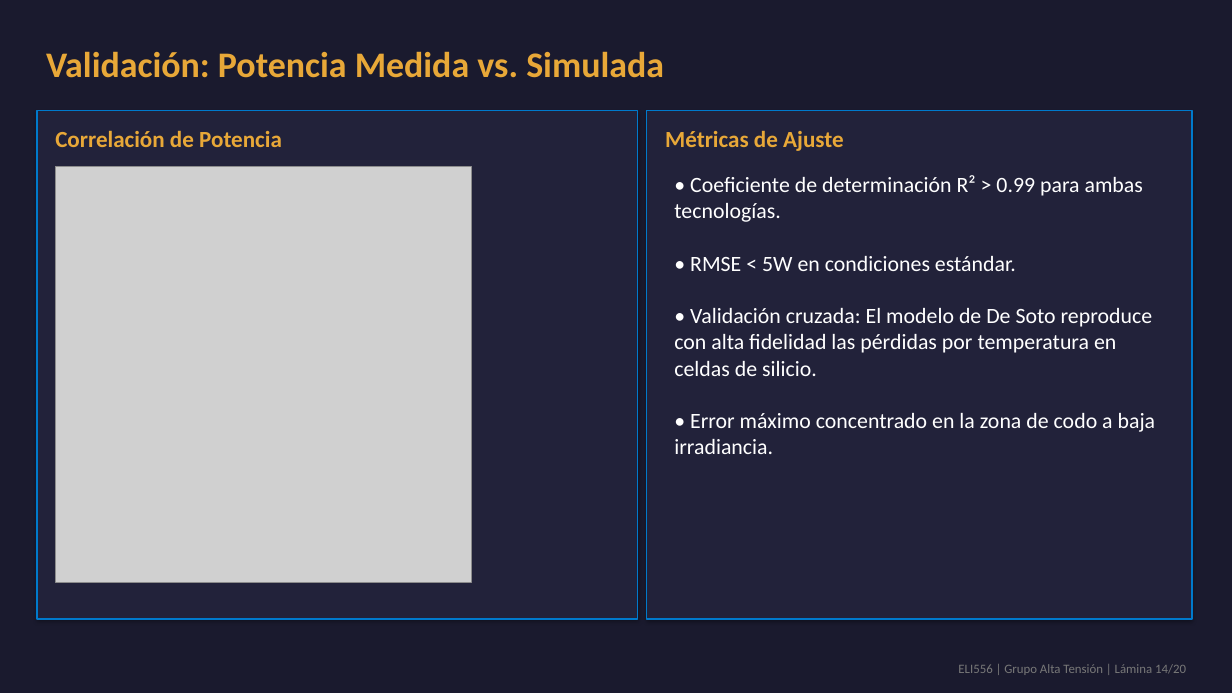
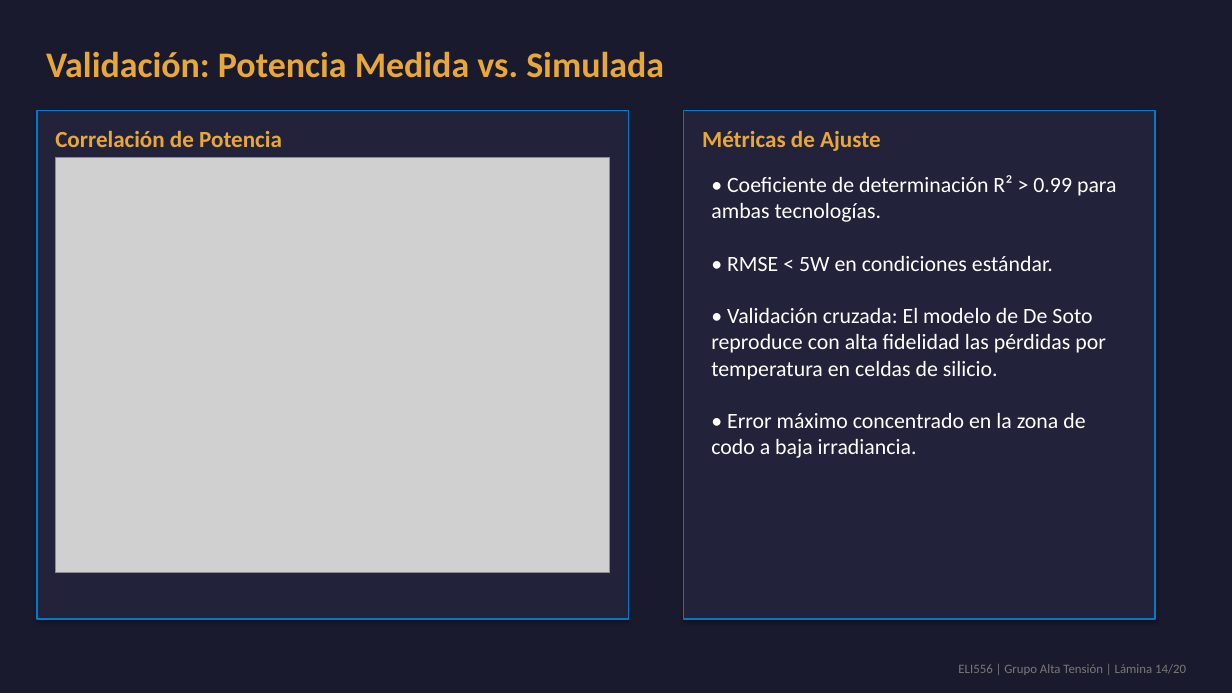
Before and after one commit to theChosen16/t2-paneles, a slide deck: slide 14 of output/Presentacion_Final_ELI556_Atacama.pptx. Drawn at 1232x693 pixels with LibreOffice and Linux fonts; fonts in the diff are those of the drawing; grey boxes stand for pictures. Boxes give left, top, right and bottom in pixels: in the first picture for what was removed or moved away, otherwise in the second. Text is boxed around its words. In the diff, an @@ line names an element or a change of style, - is before the commit and + after.

Commit message:
Cambia scatter plot a aspect ratio 10:7.5 en Slide 14 y extiende la ecuacion del PR en Slide 15

```diff
--- a/output/Presentacion_Final_ELI556_Atacama.pptx
+++ b/output/Presentacion_Final_ELI556_Atacama.pptx
@@ rectangle: place and size @@
-rectangle at [37,111,638,619]
+rectangle at [37,111,628,619]
@@ rectangle: place and size @@
-rectangle at [647,111,1192,619]
+rectangle at [684,111,1155,619]
@@ text "Métricas de Ajuste": place and size @@
-text "Métricas de Ajuste" at [665,131,844,151]
+text "Métricas de Ajuste" at [702,131,881,151]
@@ picture: place and size @@
-picture at [55,166,471,582]
+picture at [55,157,610,573]
@@ text "• Coeficiente de determinación R² ..." rewrapped from [674,175,1156,454] to [711,175,1117,458] @@
```
Also in this commit, not shown: 1 other slide changed, 6 other files.
